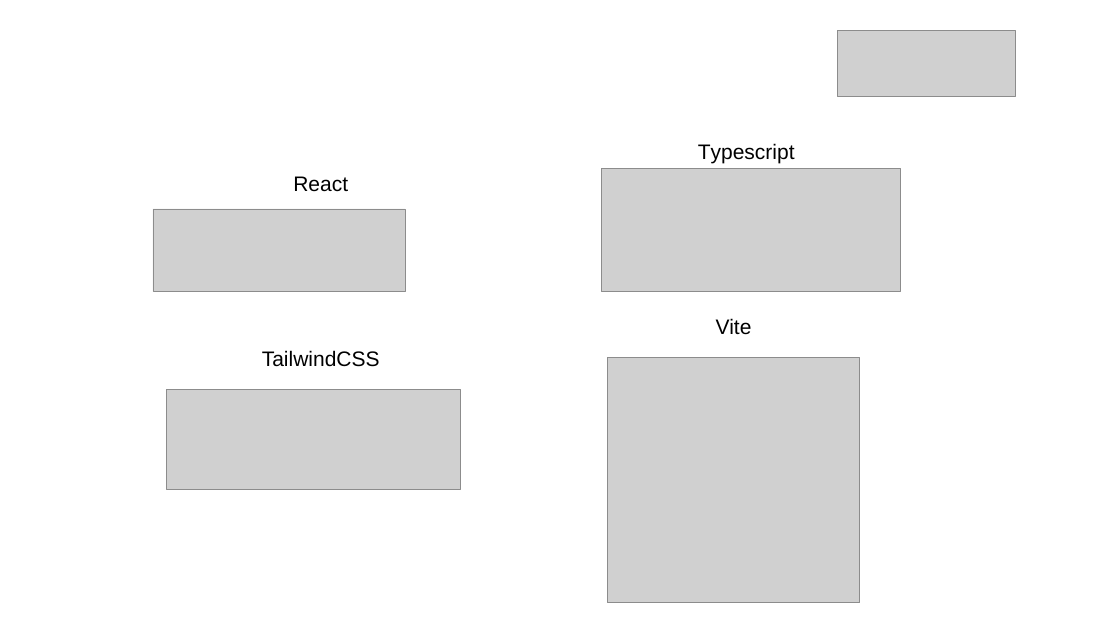
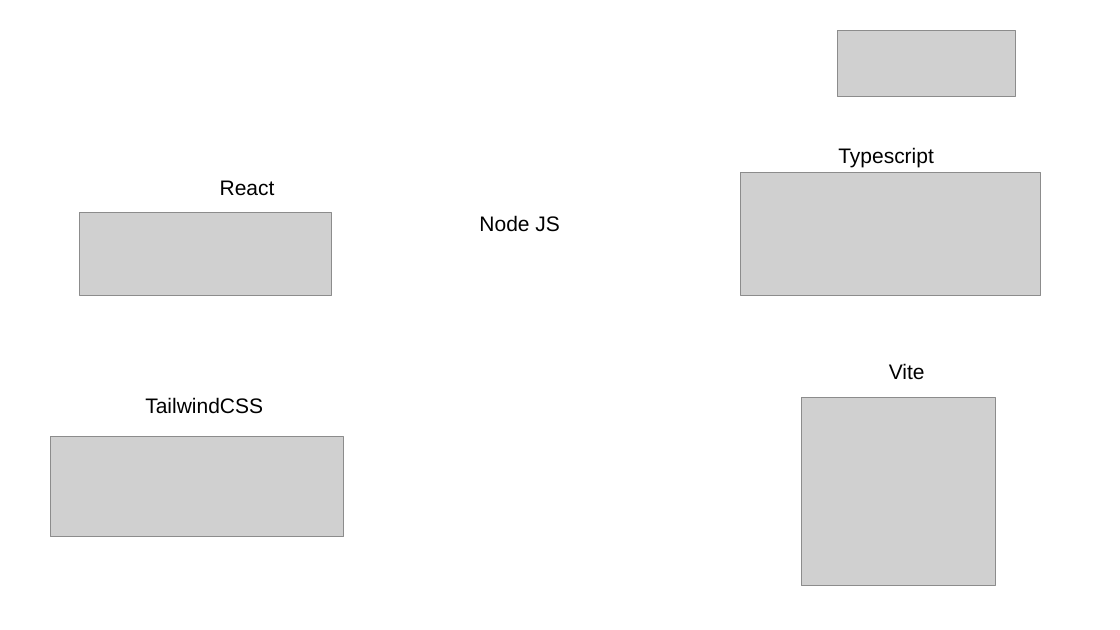
Before and after one commit to SebastianPacheco05/Reservify, a slide deck: slide 19 of docs/docs/files/GC-F-004FormatoPlantillaPresentacionPowerPointV09 (2).pptx. Drawn at 1120x630 pixels with LibreOffice and Linux fonts; fonts in the diff are those of the drawing; grey boxes stand for pictures; background and template pictures are left out. Boxes give left, top, right and bottom in pixels: in the first picture for what was removed or moved away, otherwise in the second. Text is boxed around its words. In the diff, an @@ line names an element or a change of style, - is before the commit and + after.

```diff
--- a/docs/docs/files/GC-F-004FormatoPlantillaPresentacionPowerPointV09 (2).pptx
+++ b/docs/docs/files/GC-F-004FormatoPlantillaPresentacionPowerPointV09 (2).pptx
@@ text "Typescript": place and size @@
-text "Typescript" at (698,143,795,164)
+text "Typescript" at (838,147,934,167)
@@ text "React": place and size @@
-text "React" at (293,176,348,192)
+text "React" at (220,180,275,196)
@@ picture removed at (602,168,902,292) @@
@@ picture added at (741,172,1041,296) @@
@@ picture: place and size @@
-picture at (153,209,405,292)
+picture at (79,213,331,295)
@@ text added at (479,215,559,232), 18 pt, text #000000 @@
+Node JS
@@ picture removed at (607,357,860,602) @@
@@ text "Vite": place and size @@
-text "Vite" at (716,318,752,335)
+text "Vite" at (889,363,925,380)
@@ text "TailwindCSS": place and size @@
-text "TailwindCSS" at (262,350,380,367)
+text "TailwindCSS" at (145,397,263,414)
@@ picture removed at (166,389,460,489) @@
@@ picture added at (802,397,996,586) @@
@@ picture added at (50,437,344,537) @@
```
Also in this commit, not shown: 17 other slides changed, 5 other files.
